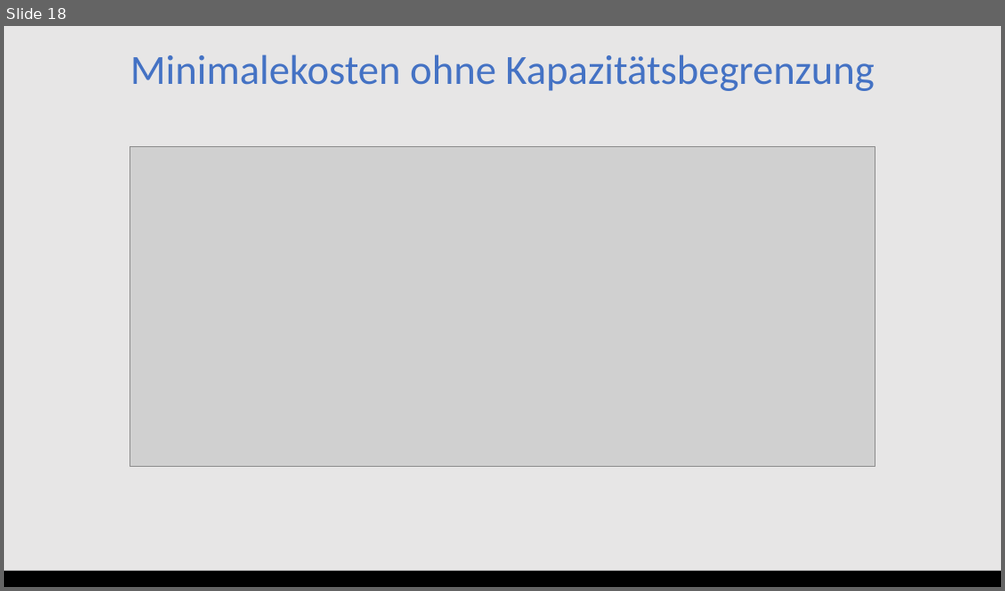
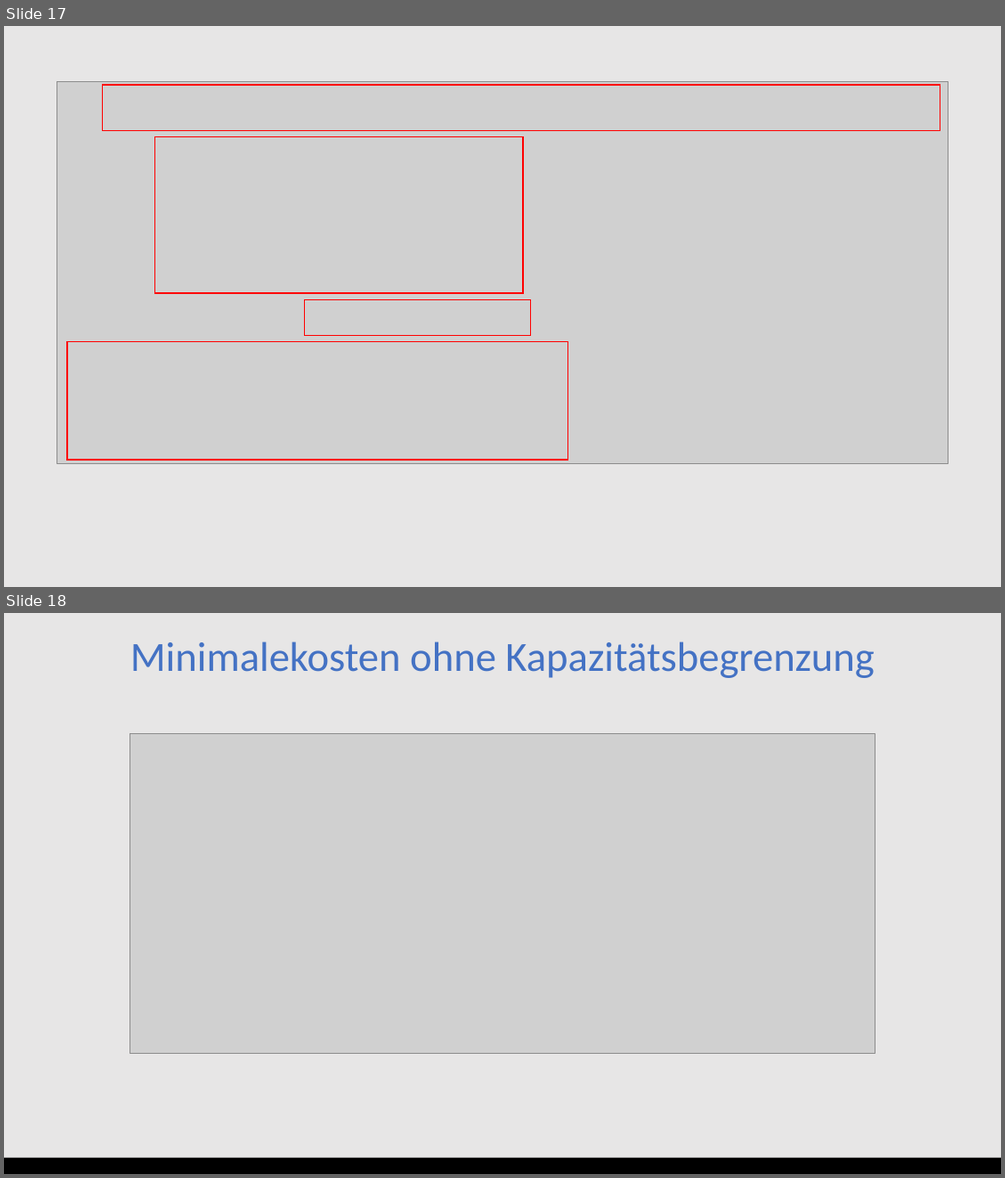
Before and after one commit to DerAlexx/Angewandte-Mathematik, a slide deck: Praktikum_6/Abgabe 6.pptx. Shown one above the other, each under a label of ours: slide 18 before the commit, slides 17 and 18 after it. The pictures are 1005x591 and 1005x1178 pixels, drawn with LibreOffice and Linux fonts; fonts in the diff are those of the drawing; grey boxes stand for pictures. Boxes give left, top, right and bottom in pixels: in the first picture for what was removed or moved away, otherwise in the second. Text is boxed around its words. In the diff, an @@ line names an element or a change of style, - is before the commit and + after.

```diff
--- a/Praktikum_6/Abgabe 6.pptx
+++ b/Praktikum_6/Abgabe 6.pptx
@@ slide 17 added at [4,26,1001,587], background #000000 @@
@@ rectangle added at [4,26,1001,587], fill #E7E6E6 @@
@@ picture added at [57,81,948,463] @@
@@ rectangle added at [103,85,940,131], outline #FF0000 1 pt @@
@@ rectangle added at [155,137,523,294], outline #FF0000 1 pt @@
@@ rectangle added at [305,300,531,336], outline #FF0000 1 pt @@
@@ rectangle added at [67,342,568,459], outline #FF0000 1 pt @@
```
Also in this commit, not shown: 4 slides changed, 1 other slide added, 2 slides removed.
